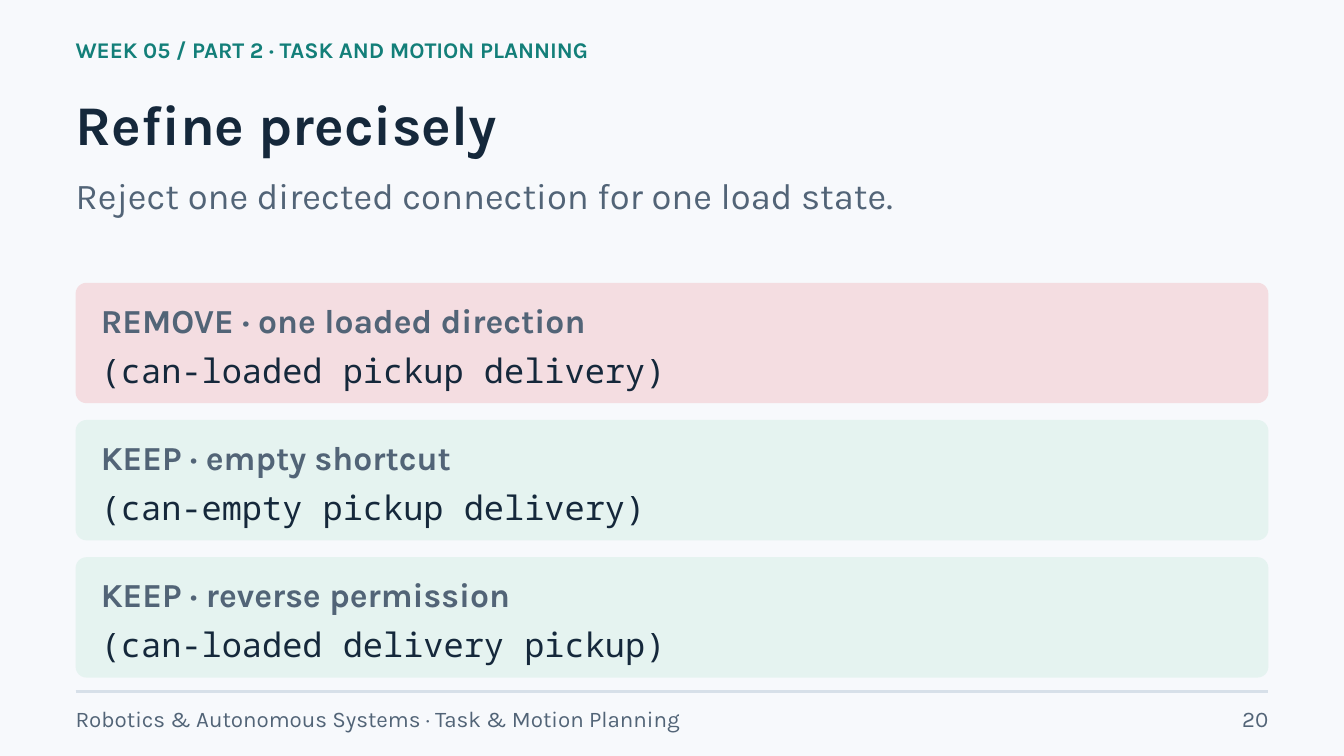
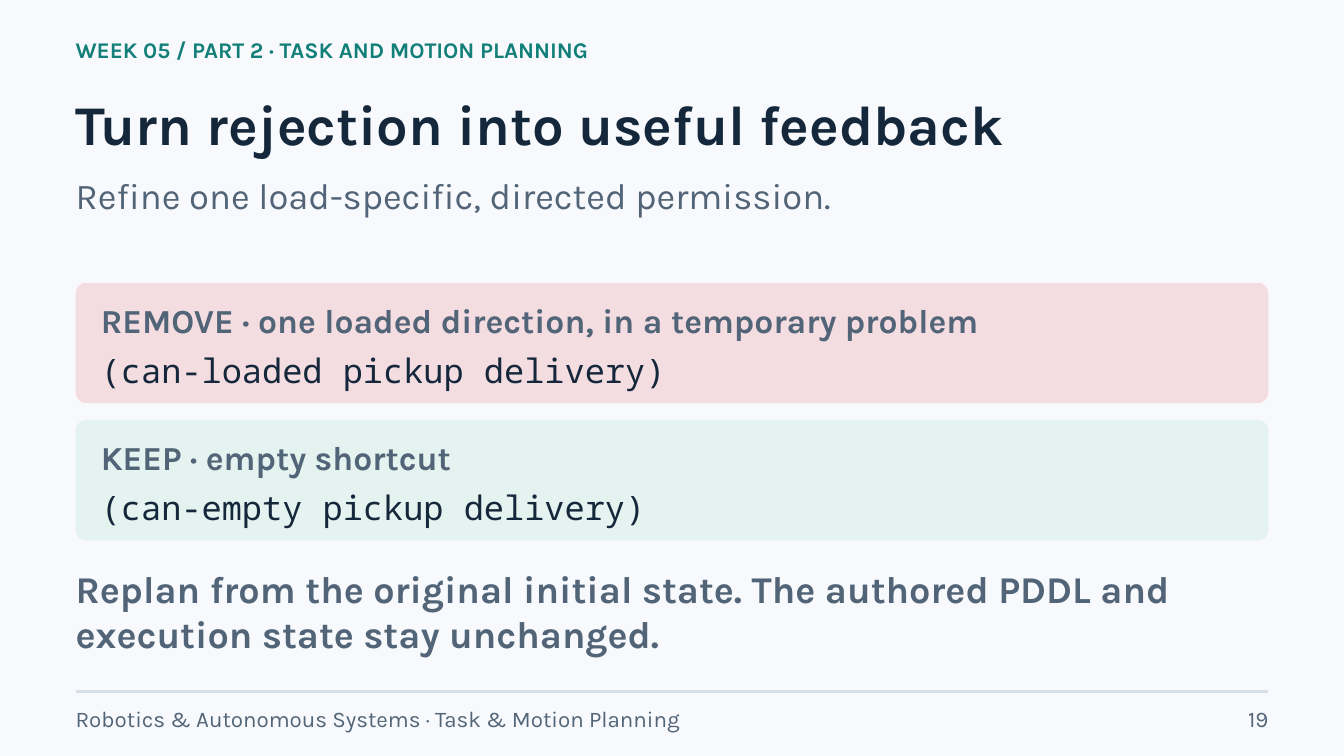
Before and after one commit to lifshitg/robotics-course-demos, a slide deck: slide 19 of week05_task_motion_planning/CLASSICAL_PLANNING_AND_TAMP.pptx (slide 20 before the commit). Drawn at 1344x756 pixels with LibreOffice and Linux fonts; fonts in the diff are those of the drawing. Boxes give left, top, right and bottom in pixels: in the first picture for what was removed or moved away, otherwise in the second. Text is boxed around its words. In the diff, an @@ line names an element or a change of style, - is before the commit and + after.

```diff
--- a/week05_task_motion_planning/CLASSICAL_PLANNING_AND_TAMP.pptx
+++ b/week05_task_motion_planning/CLASSICAL_PLANNING_AND_TAMP.pptx
@@ text at [76,105,1003,159]: text changed @@
-Refine precisely
+Turn rejection into useful feedback
@@ text at [76,184,830,218]: text changed @@
-Reject one directed connection for one load state.
+Refine one load-specific, directed permission.
@@ text at [101,309,978,342]: text changed @@
-REMOVE · one loaded direction
+REMOVE · one loaded direction, in a temporary problem
@@ text "Replan from the original initial ...": place and size @@
-text "Replan from the original initial ..." at [76,558,1268,678]
+text "Replan from the original initial ..." at [76,576,1169,658]
@@ text "Replan from the original initial ..." at [76,576,1169,658]: fill #E5F3F0 to none @@
@@ text at [76,576,1169,658]: text added @@
+Replan from the original initial state. The authored PDDL and execution state stay unchanged.
@@ text removed at [101,583,510,615] @@
-KEEP · reverse permission
@@ text removed at [101,631,665,666] @@
-(can-loaded delivery pickup)
@@ text at [1248,712,1268,727]: text changed @@
-20
+19
```
Also in this commit, not shown: 12 other slides changed, 10 slides added, 14 slides removed, 47 other files.
